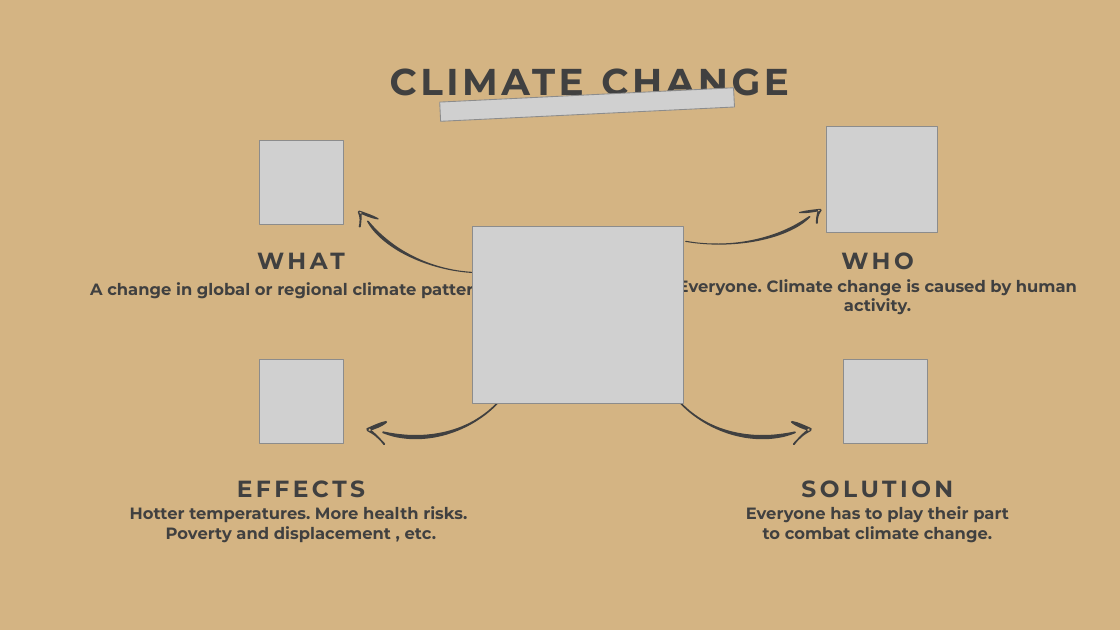
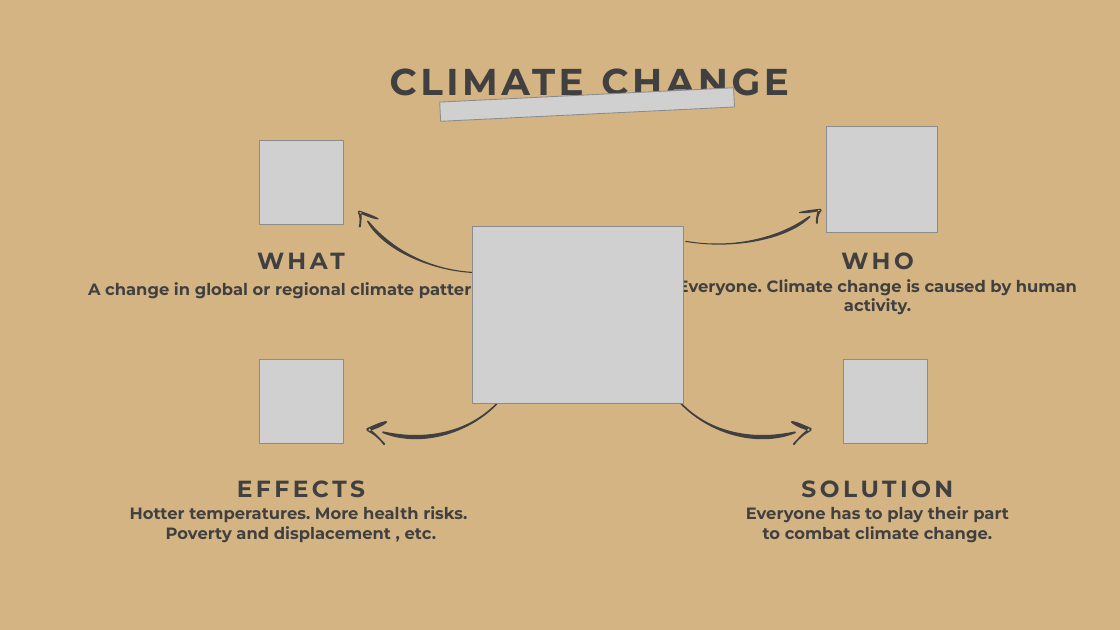
Before and after one commit to gangula-karthik/TRASHMINATOR, a slide deck: slide 2 of Hackathon.pptx. Drawn at 1120x630 pixels with LibreOffice and Linux fonts; fonts in the diff are those of the drawing; grey boxes stand for pictures. Boxes give left, top, right and bottom in pixels: in the first picture for what was removed or moved away, otherwise in the second. Text is boxed around its words. In the diff, an @@ line names an element or a change of style, - is before the commit and + after.

```diff
--- a/Hackathon.pptx
+++ b/Hackathon.pptx
@@ text at [88,279,496,300]: text changed @@
-A change in global or regional climate patterns
+A change in global or regional climate patterns.
```
Also in this commit, not shown: 2 other slides changed, 2 slides added.
